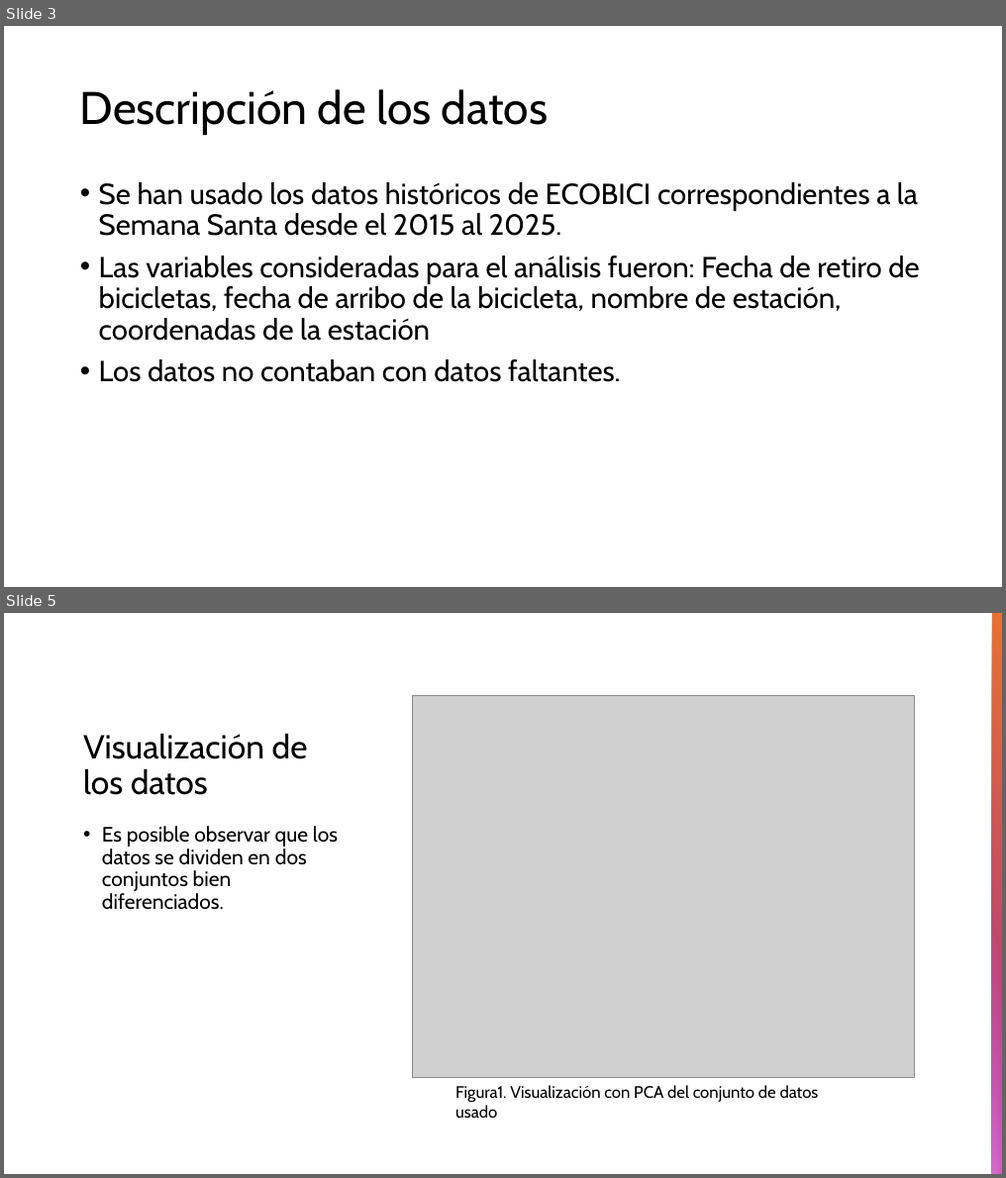
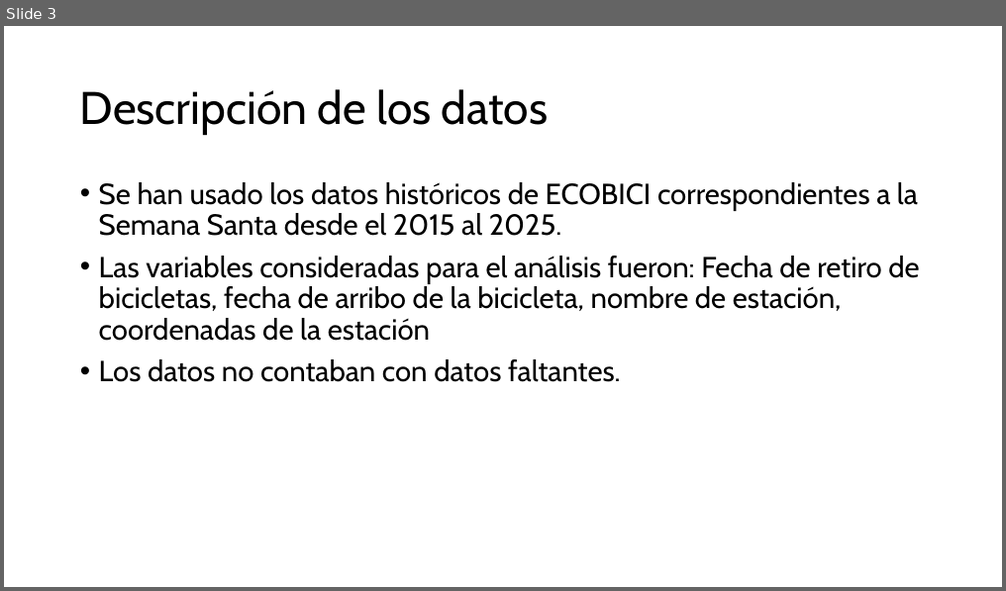
Before and after one commit to Ari-Castellanos/Proyecto-1-Seminario-2, a slide deck: Proyecto1_Seminario2.pptx. Shown one above the other, each under a label of ours: slides 3 and 5 before the commit, slide 3 after it; the slides between them are not shown. The pictures are 1006x1178 and 1006x591 pixels, drawn with LibreOffice and Linux fonts; fonts in the diff are those of the drawing; grey boxes stand for pictures. Boxes give left, top, right and bottom in pixels: in the first picture for what was removed or moved away, otherwise in the second. Text is boxed around its words. In the diff, an @@ line names an element or a change of style, - is before the commit and + after.

Commit message:
Add files via upload
Presentación terminada. Se borró diapositiva con visualización PCA. No estaba seguro de aplicarlo dada la naturaleza de la segunda pregunta.

```diff
--- a/Proyecto1_Seminario2.pptx
+++ b/Proyecto1_Seminario2.pptx
@@ slide 5 removed at <box>4,613,1002,1174</box>, background #FFFFFF @@
@@ rectangle removed at <box>992,613,1002,1174</box> @@
@@ picture removed at <box>412,696,914,1078</box> @@
@@ title removed at <box>83,733,308,795</box> @@
-Visualización de los datos
@@ text removed at <box>102,826,338,910</box> @@
-• Es posible observar que los datos se dividen en dos conjuntos bien diferenciados.
@@ rectangle removed at <box>992,902,1002,1174</box> @@
@@ text removed at <box>455,1085,819,1118</box> @@
-Figura1. Visualización con PCA del conjunto de datos usado
```
Also in this commit, not shown: 5 slides changed, 1 slide added.
